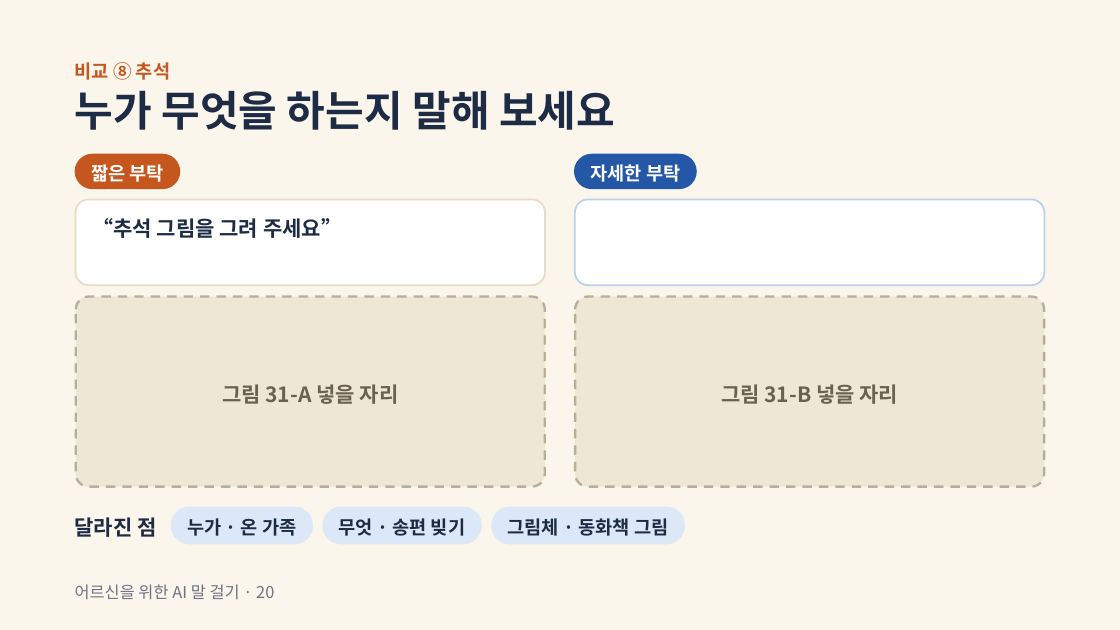
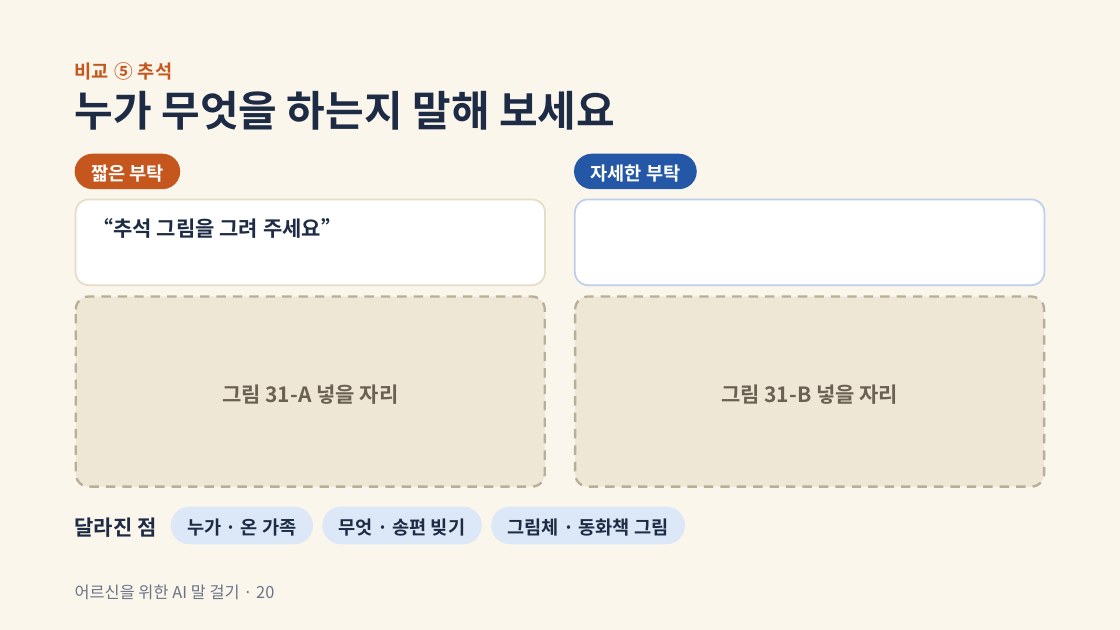
Before and after one commit to bbkilhyun0814-collab/---, a slide deck: slide 20 of ppt/ai와 함께 (카톡 챗GPT).pptx. Drawn at 1120x630 pixels with LibreOffice and Linux fonts; fonts in the diff are those of the drawing. Boxes give left, top, right and bottom in pixels: in the first picture for what was removed or moved away, otherwise in the second. Text is boxed around its words. In the diff, an @@ line names an element or a change of style, - is before the commit and + after.

```diff
--- a/ppt/ai와 함께 (카톡 챗GPT).pptx
+++ b/ppt/ai와 함께 (카톡 챗GPT).pptx
@@ text at bbox=[75, 62, 172, 80]: text changed @@
-비교 ⑧ 추석
+비교 ⑤ 추석
```
Also in this commit, not shown: 5 other slides changed.
